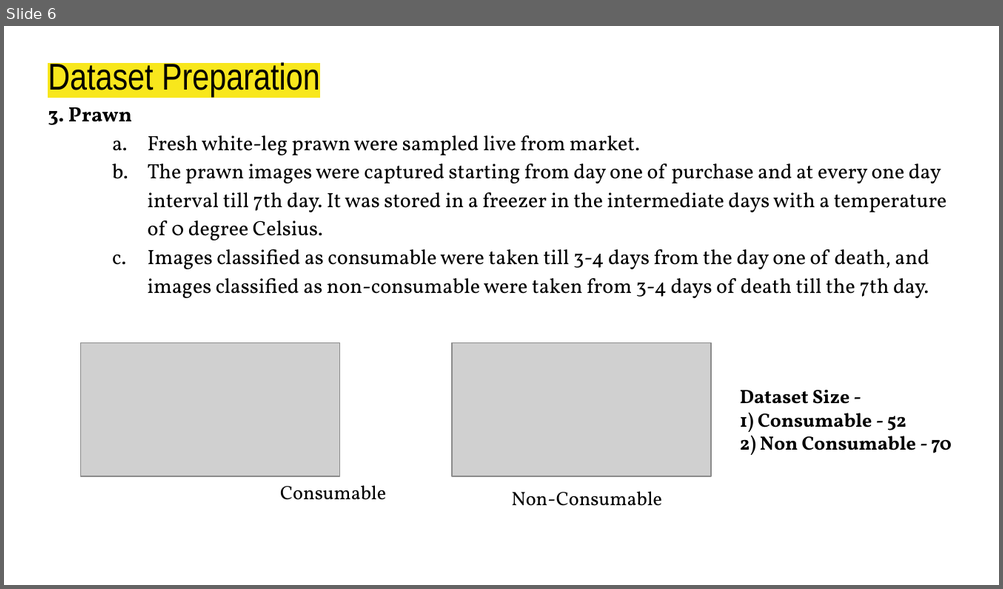
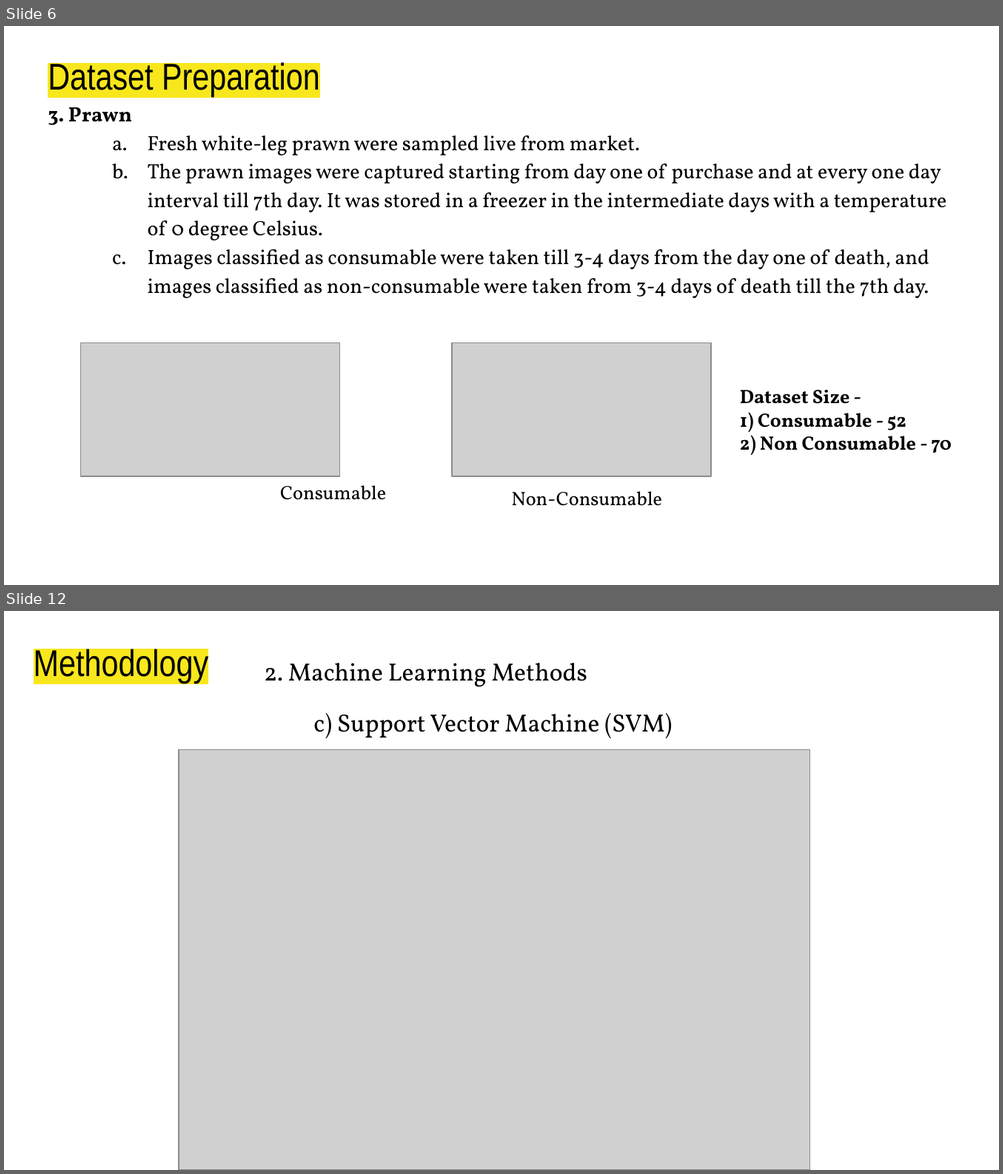
Before and after one commit to DebRC/Meat-Quality-Gradation-Research-Project-2023, a slide deck: Report-Paper-Survey/8th Semester/Report-Presentation.pptx. Shown one above the other, each under a label of ours: slide 6 before the commit, slides 6 and 12 after it; the slides between them are not shown. The pictures are 1003x589 and 1003x1174 pixels, drawn with LibreOffice and Linux fonts; fonts in the diff are those of the drawing; grey boxes stand for pictures. Boxes give left, top, right and bottom in pixels: in the first picture for what was removed or moved away, otherwise in the second. Text is boxed around its words. In the diff, an @@ line names an element or a change of style, - is before the commit and + after.

```diff
--- a/Report-Paper-Survey/8th Semester/Report-Presentation.pptx
+++ b/Report-Paper-Survey/8th Semester/Report-Presentation.pptx
@@ slide 12 added at [4, 611, 999, 1170], background #FFFFFF @@
@@ title added at [34, 646, 209, 684], 27 pt, text #000000 @@
+Methodology
@@ text added at [264, 663, 671, 738], 18 pt, text #000000 @@
+2. Machine Learning Methods
+c) Support Vector Machine (SVM)
@@ picture added at [179, 750, 810, 1170] @@
```
Also in this commit, not shown: 6 slides changed, 18 other slides added, 5 slides removed, 1 other file.
